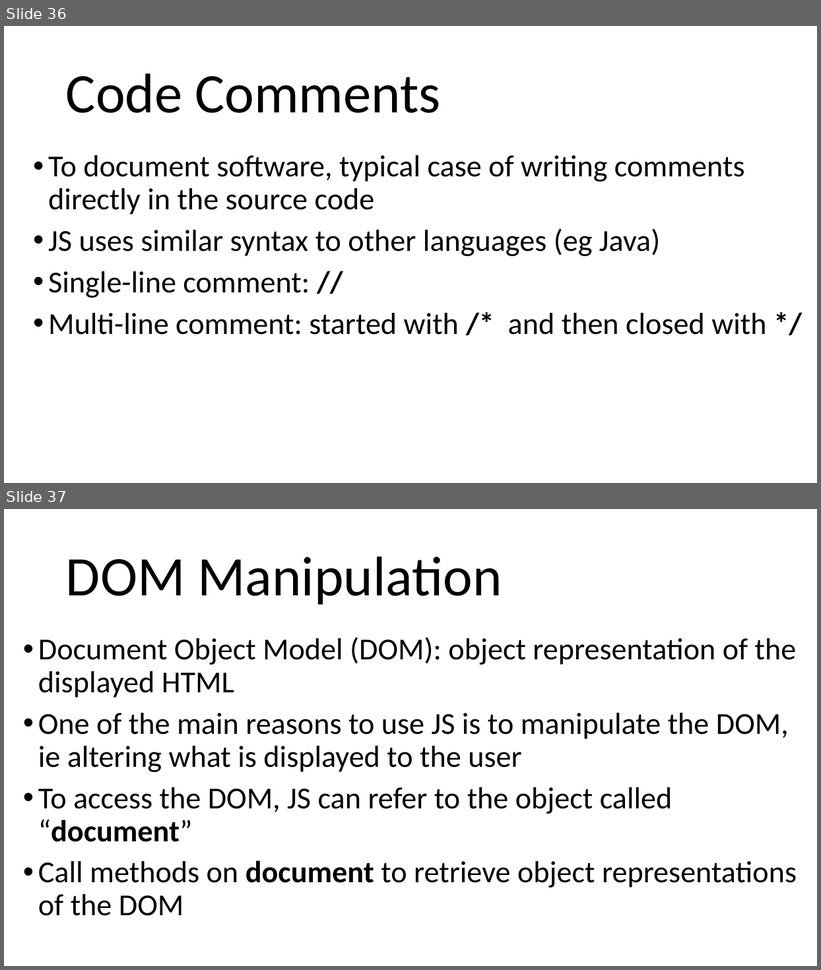
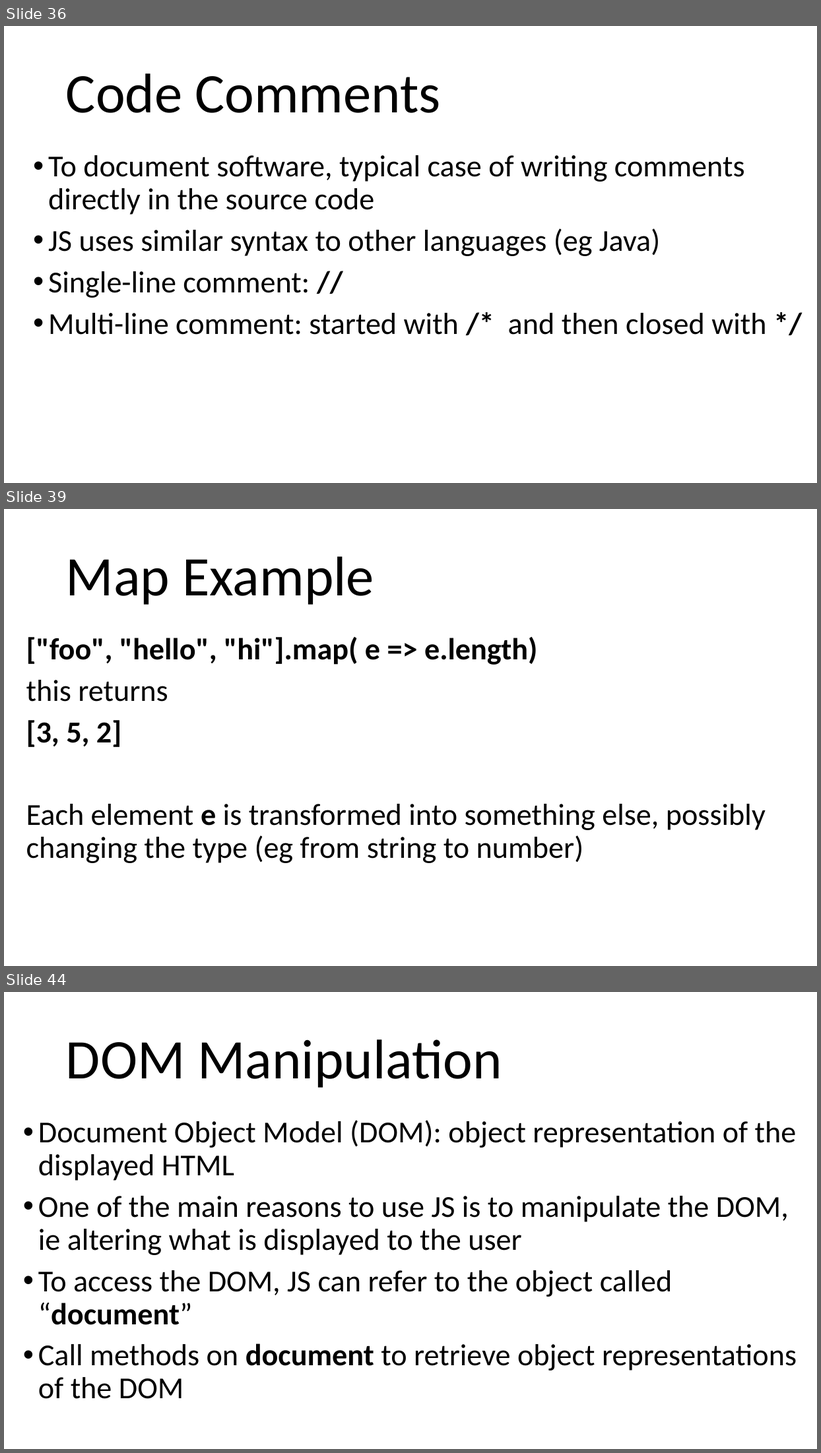
Before and after one commit to arcuri82/web_development_and_api_design, a slide deck: docs/slides/lesson_01.pptx. Shown one above the other, each under a label of ours: slides 36 and 37 before the commit, slides 36, 39 and 44 after it; the slides between them are not shown. The pictures are 821x970 and 821x1453 pixels, drawn with LibreOffice and Linux fonts; fonts in the diff are those of the drawing. Boxes give left, top, right and bottom in pixels: in the first picture for what was removed or moved away, otherwise in the second. Text is boxed around its words. In the diff, an @@ line names an element or a change of style, - is before the commit and + after.

```diff
--- a/docs/slides/lesson_01.pptx
+++ b/docs/slides/lesson_01.pptx
@@ slide 39 added at (x1=4, y1=509, x2=817, y2=966), background #FFFFFF @@
@@ title added at (x1=66, y1=557, x2=374, y2=605), 66 pt, text #000000 @@
+Map Example
@@ text added at (x1=26, y1=637, x2=766, y2=863), 36 pt, text #000000 @@
+["foo", "hello", "hi"].map( e => e.length)
+this returns
+[3, 5, 2]
+Each element e is transformed into something else, possibly changing the type (eg from string to number)
@@ what was slide 37 is now slide 44 @@
```
Also in this commit, not shown: 3 slides changed, 6 other slides added, 1 other file.
